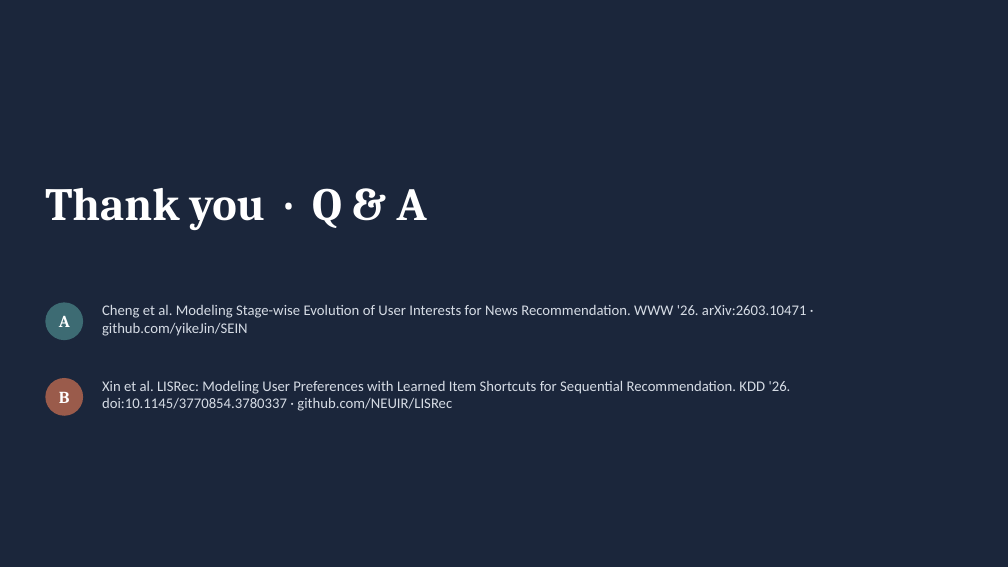
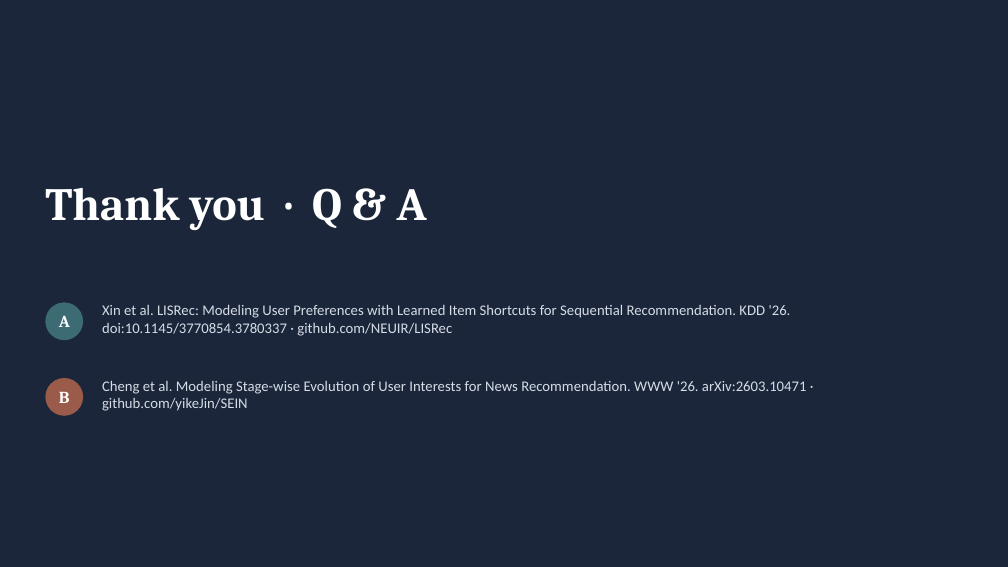
Before and after one commit to CH-Joshua-Hsiao/NYCU-BigDataAnalytics-Papers, a slide deck: slide 13 of paper_presentation.pptx. Drawn at 1008x567 pixels with LibreOffice and Linux fonts; fonts in the diff are those of the drawing. Boxes give left, top, right and bottom in pixels: in the first picture for what was removed or moved away, otherwise in the second. Text is boxed around its words. In the diff, an @@ line names an element or a change of style, - is before the commit and + after.

```diff
--- a/paper_presentation.pptx
+++ b/paper_presentation.pptx
@@ text at [102,304,791,336]: text changed @@
-Cheng et al. Modeling Stage-wise Evolution of User Interests for News Recommendation. WWW '26. arXiv:2603.10471 · github.com/yikeJin/SEIN
+Xin et al. LISRec: Modeling User Preferences with Learned Item Shortcuts for Sequential Recommendation. KDD '26. doi:10.1145/3770854.3780337 · github.com/NEUIR/LISRec
@@ text at [102,380,807,411]: text changed @@
-Xin et al. LISRec: Modeling User Preferences with Learned Item Shortcuts for Sequential Recommendation. KDD '26. doi:10.1145/3770854.3780337 · github.com/NEUIR/LISRec
+Cheng et al. Modeling Stage-wise Evolution of User Interests for News Recommendation. WWW '26. arXiv:2603.10471 · github.com/yikeJin/SEIN
```
Also in this commit, not shown: 12 other slides changed, 16 other files.
